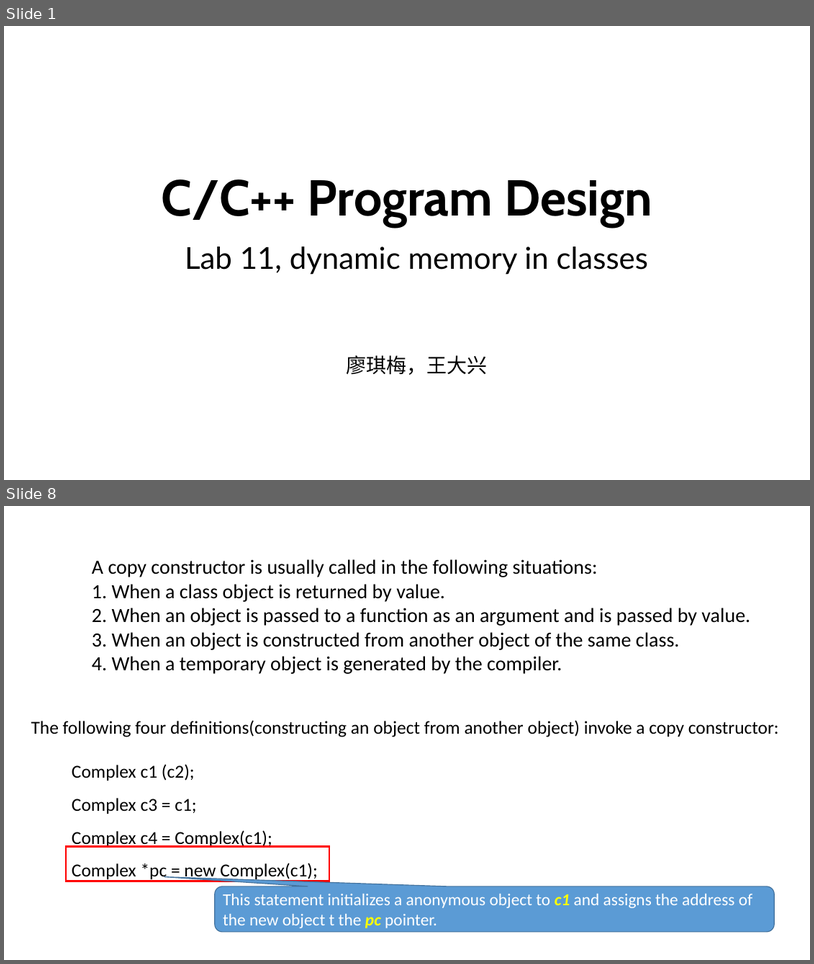
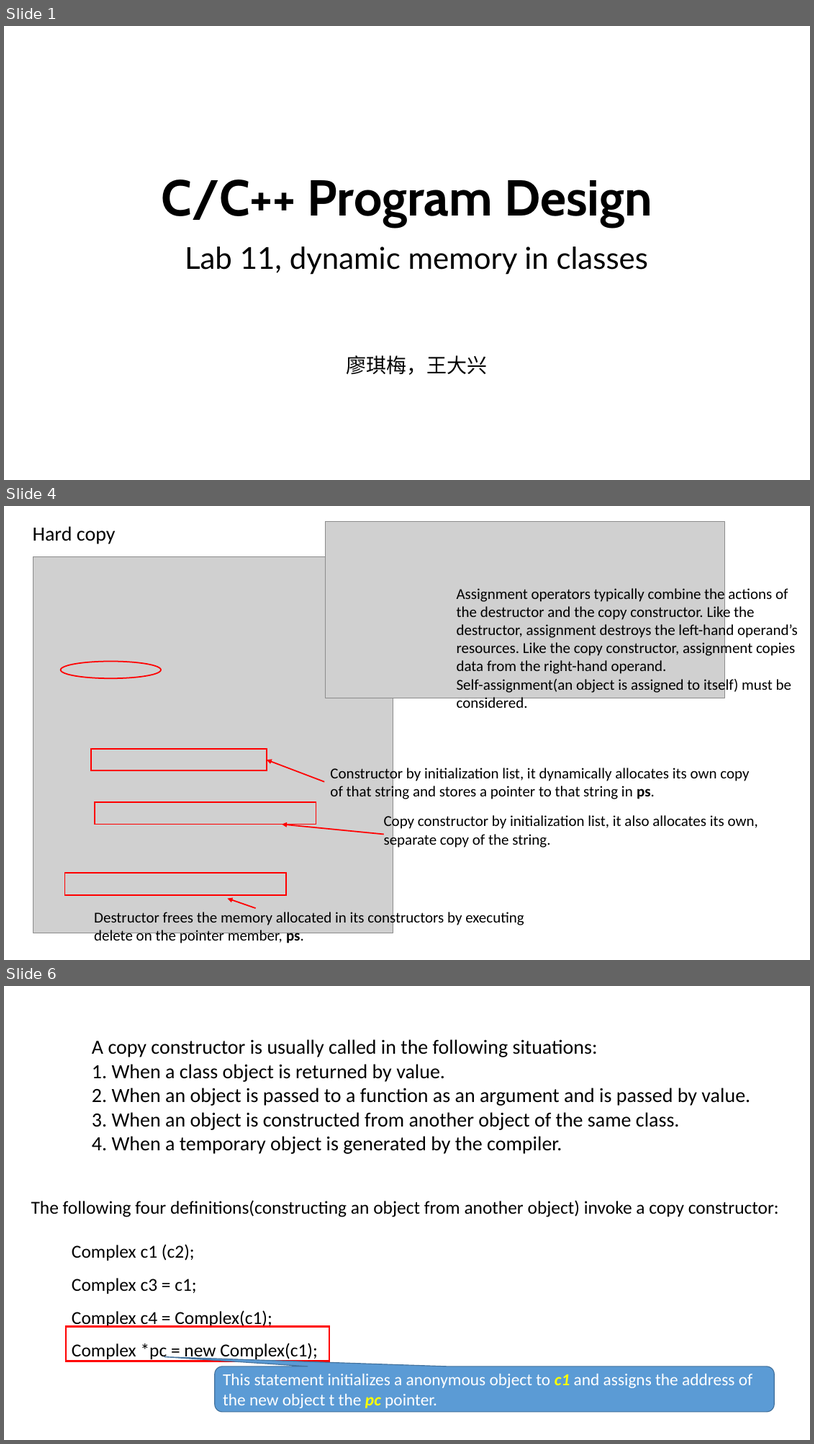
Before and after one commit to ShiqiYu/CPP, a slide deck: week11/Lab11.pptx. Shown one above the other, each under a label of ours: slides 1 and 8 before the commit, slides 1, 4 and 6 after it; the slides between them are not shown. The pictures are 814x964 and 814x1444 pixels, drawn with LibreOffice and Linux fonts; fonts in the diff are those of the drawing; grey boxes stand for pictures; background and template pictures are left out. Boxes give left, top, right and bottom in pixels: in the first picture for what was removed or moved away, otherwise in the second. Text is boxed around its words. In the diff, an @@ line names an element or a change of style, - is before the commit and + after.

```diff
--- a/week11/Lab11.pptx
+++ b/week11/Lab11.pptx
@@ slide 4 added at <box>4,506,810,960</box>, background #FFFFFF @@
@@ text added at <box>33,526,116,544</box>, 24 pt, text #000000 @@
+Hard copy
@@ picture added at <box>325,522,725,698</box> @@
@@ picture added at <box>33,557,393,932</box> @@
@@ text added at <box>457,588,798,708</box>, 18 pt, text #000000 @@
+Assignment operators typically combine the actions of the destructor and the copy constructor. Like the destructor, assignment destroys the left-hand operand’s resources. Like the copy constructor, assignment copies data from the right-hand operand.
+Self-assignment(an object is assigned to itself) must be considered.
@@ ellipse added at <box>61,662,161,678</box>, outline #FF0000 1.5 pt @@
@@ rectangle added at <box>91,749,267,770</box>, outline #FF0000 1.5 pt @@
@@ arrow added from (324, 782) to (267, 759), #FF0000 1.5 pt @@
@@ text added at <box>330,765,749,800</box>, 18 pt, text #000000 @@
+Constructor by initialization list, it dynamically allocates its own copy of that string and stores a pointer to that string in ps.
@@ rectangle added at <box>95,803,316,824</box>, outline #FF0000 1.5 pt @@
@@ arrow added from (384, 834) to (282, 824), #FF0000 1.5 pt @@
@@ text added at <box>384,813,759,849</box>, 18 pt, text #000000 @@
+Copy constructor by initialization list, it also allocates its own, separate copy of the string.
@@ rectangle added at <box>65,872,286,894</box>, outline #FF0000 1.5 pt @@
@@ text added at <box>94,909,525,944</box>, 18 pt, text #000000 @@
+Destructor frees the memory allocated in its constructors by executing
+delete on the pointer member, ps.
@@ arrow added from (256, 908) to (228, 898), #FF0000 1.5 pt @@
@@ what was slide 8 is now slide 6 @@
```
Also in this commit, not shown: 2 slides changed, 1 other slide added, 14 slides removed.
